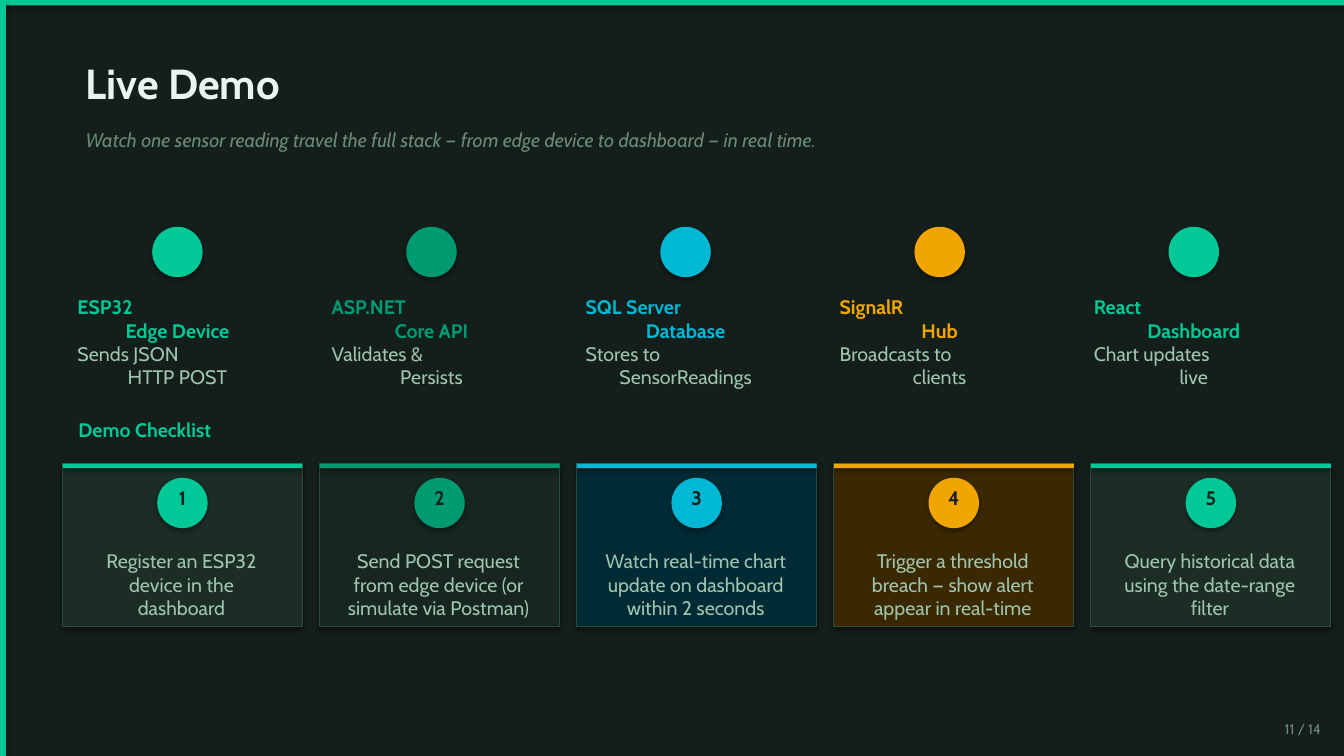
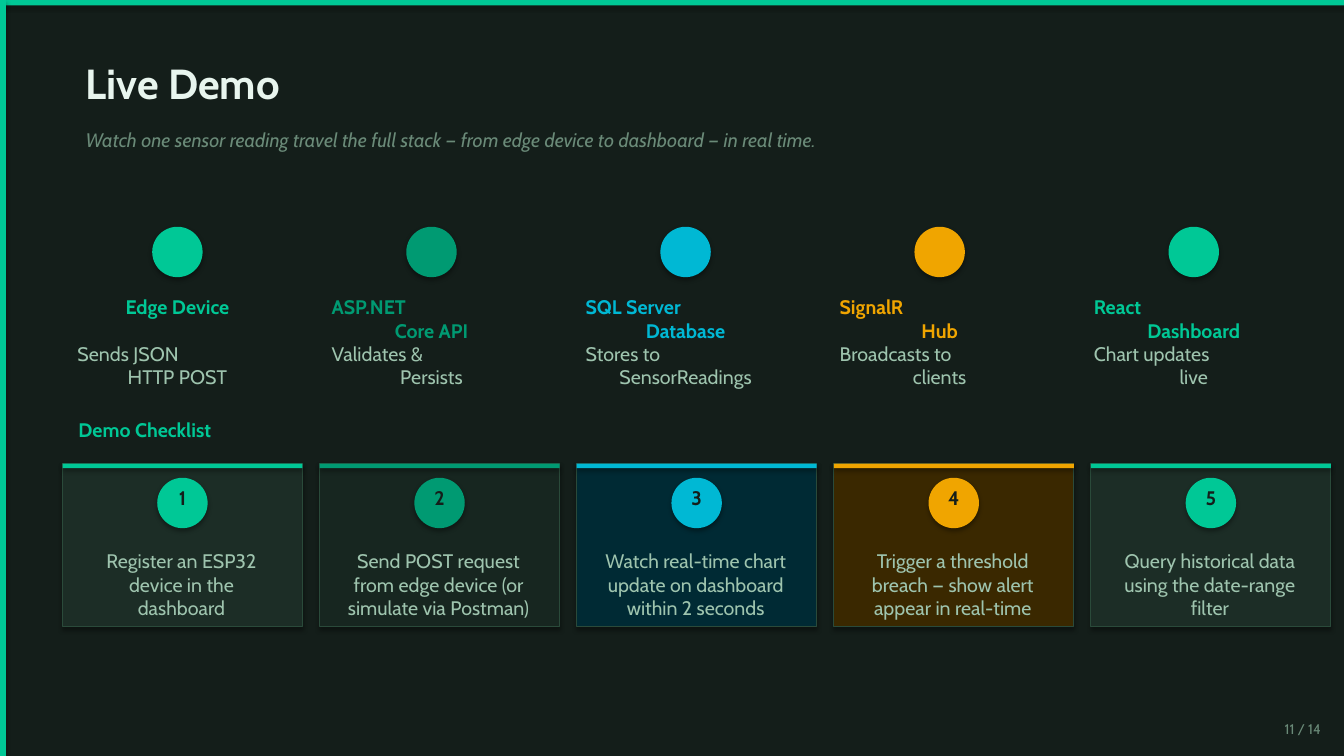
Before and after one commit to TranRTC/capstone_project, a slide deck: slide 11 of Capstone Project Presentation.pptx. Drawn at 1344x756 pixels with LibreOffice and Linux fonts; fonts in the diff are those of the drawing. Boxes give left, top, right and bottom in pixels: in the first picture for what was removed or moved away, otherwise in the second. Text is boxed around its words. In the diff, an @@ line names an element or a change of style, - is before the commit and + after.

```diff
--- a/Capstone Project Presentation.pptx
+++ b/Capstone Project Presentation.pptx
@@ text at <box>126,299,229,319</box>: text changed @@
-ESP32
-Edge Device
+Edge Device
```
Also in this commit, not shown: 5 other slides changed.
